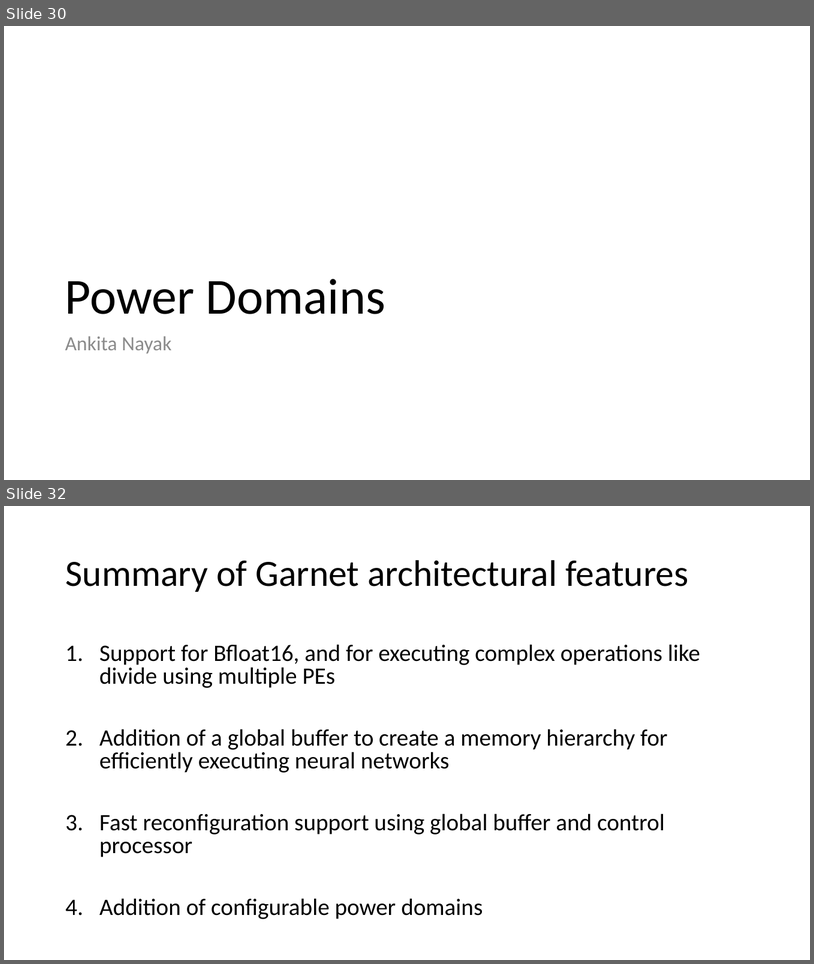
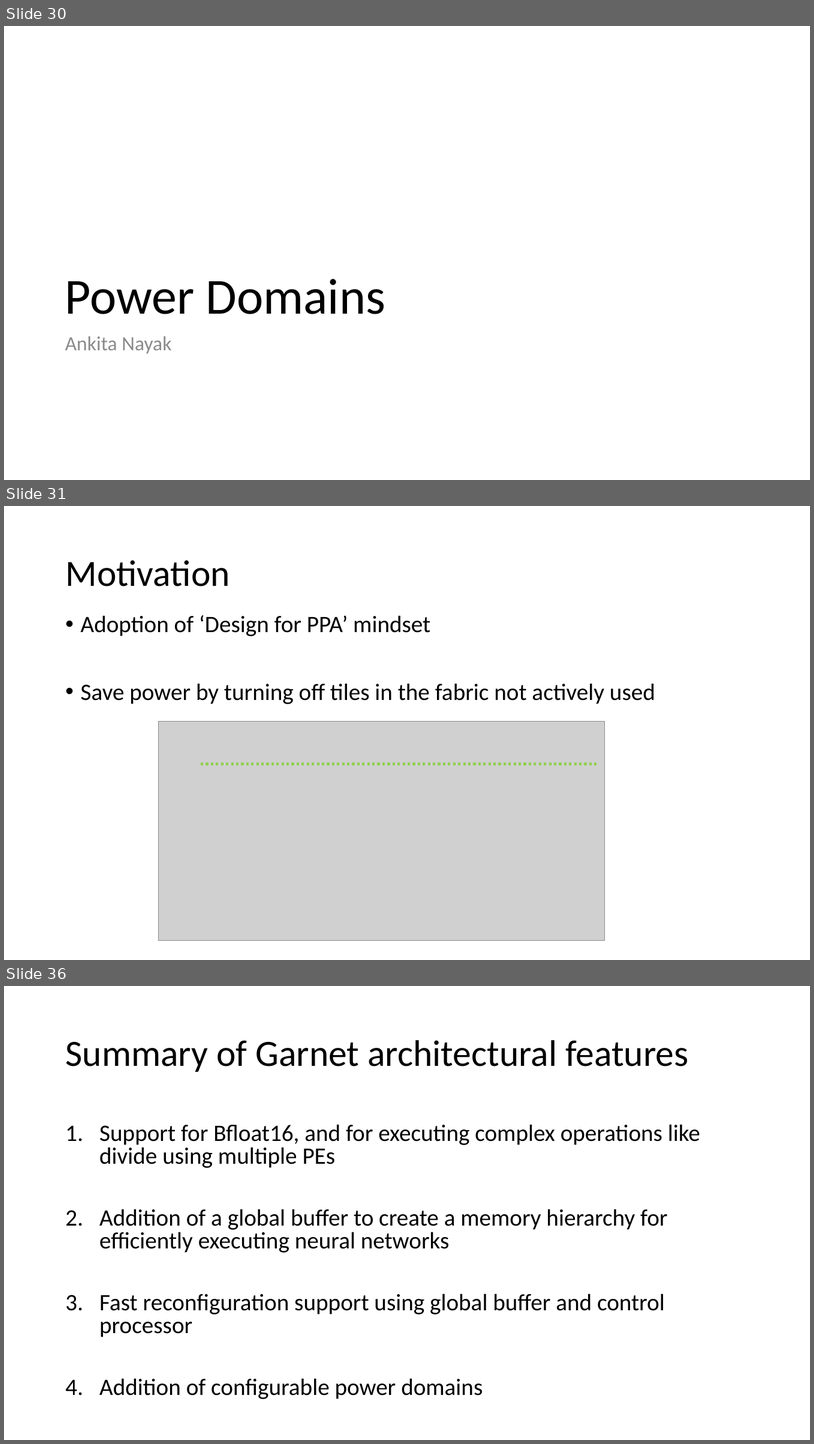
Before and after one commit to StanfordAHA/garnet, a slide deck: docs/garnet-block-diagrams.pptx. Shown one above the other, each under a label of ours: slides 30 and 32 before the commit, slides 30, 31 and 36 after it; the slides between them are not shown. The pictures are 814x964 and 814x1444 pixels, drawn with LibreOffice and Linux fonts; fonts in the diff are those of the drawing; grey boxes stand for pictures. Boxes give left, top, right and bottom in pixels: in the first picture for what was removed or moved away, otherwise in the second. Text is boxed around its words. In the diff, an @@ line names an element or a change of style, - is before the commit and + after.

Commit message:
Update power domain section

```diff
--- a/docs/garnet-block-diagrams.pptx
+++ b/docs/garnet-block-diagrams.pptx
@@ slide 31 added at (x1=4, y1=506, x2=810, y2=960), background #FFFFFF @@
@@ title added at (x1=65, y1=560, x2=230, y2=586), 44 pt, text #000000 @@
+Motivation
@@ text added at (x1=81, y1=615, x2=656, y2=704), 28 pt, text #000000 @@
+• Adoption of ‘Design for PPA’ mindset
+• Save power by turning off tiles in the fabric not actively used
@@ picture added at (x1=158, y1=721, x2=605, y2=940) @@
@@ line added from (201, 764) to (597, 764), #92D050 3 pt dashed @@
@@ what was slide 32 is now slide 36 @@
```
Also in this commit, not shown: 4 other slides added, 1 slide removed.
